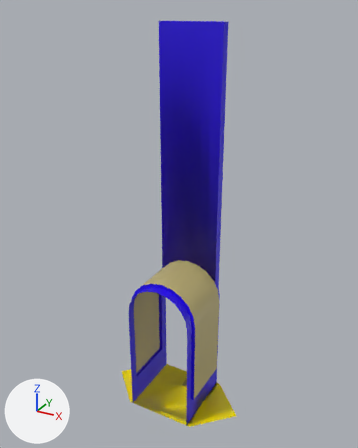
What one commit did to the FBX model Assets/Prefabs/Miles/V1/Straights/Straight_Entrance.fbx.
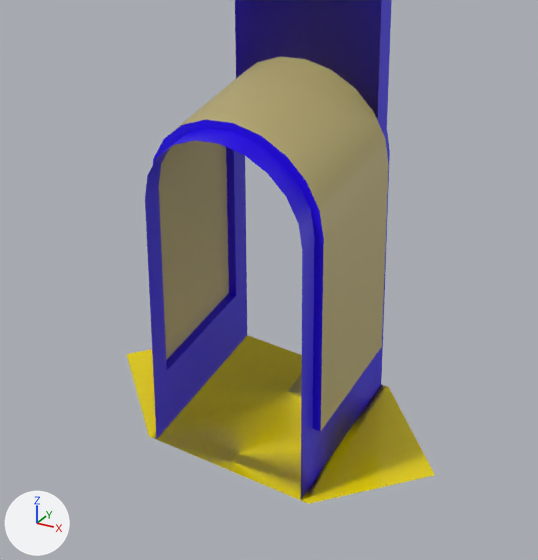
Each version appears first whole from a camera (50 mm lens) standing at (3.47, -8.58, 6.47) and looking at (0.01, -2.29, 3.33), and next in a close-up on the part from 21% to 77% of the width and 53% to 100% of the height. Lighting does not change. The marker at lower left points along +X, +Y and +Z. The first two pictures are the older version.

Names of what the first close-up shows: 'Straight Entrance'.
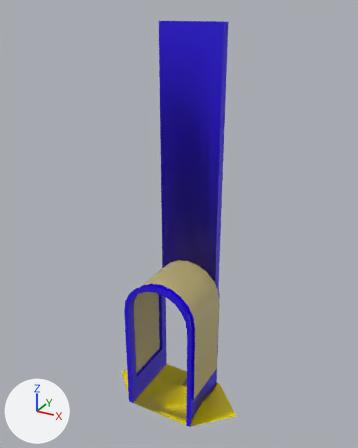
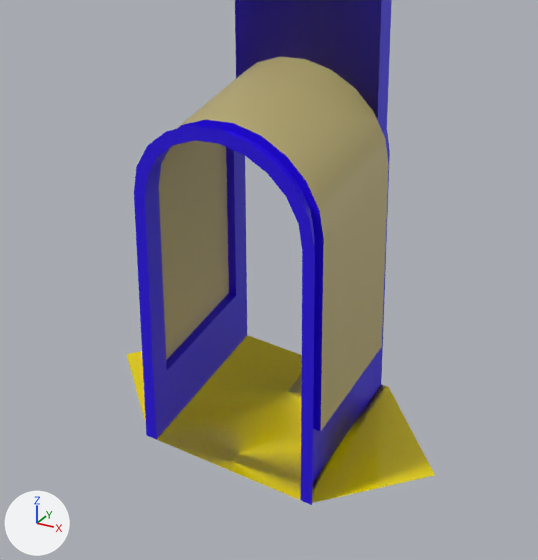
Location of each change, (x1, y1, x2, y2) in pixels of the close-ups (538 x 560 px):
'Straight Entrance', reshaped: before (127, 0, 435, 504); after (127, 0, 435, 505)
part 1 of me_plane_013, added: after (134, 126, 315, 505)

What the commit changed:
me_plane_013 is used by ob_straight_entrance; location (0.0, -2.393, 0.0).
Verts and faces of me_plane_013; kept vertices keep their numbers, new ones are numbered from 133.
Before the commit, vertices of me_plane_013: 14 (-0.54, -0.6, 0.0) at pixel (156, 439), 17 (0.54, -0.6, 0.0) at pixel (300, 500), 20 (-0.54, -0.6, 0.46) at pixel (153, 384), 24 (0.54, -0.6, 0.46) at pixel (301, 443), 72 (0.0, -0.6, 2.44) at pixel (219, 143).
Before the commit, vertices of me_plane_013: 73 (-0.17, -0.6, 2.41) at pixel (194, 140), 74 (-0.32, -0.6, 2.34) at pixel (173, 145), 75 (-0.44, -0.6, 2.22) at pixel (157, 157), 76 (-0.51, -0.6, 2.07) at pixel (147, 175), 77 (-0.54, -0.6, 1.9) at pixel (144, 198).
Before the commit, vertices of me_plane_013: 95 (0.17, -0.6, 2.41) at pixel (244, 155), 97 (0.32, -0.6, 2.34) at pixel (267, 173), 99 (0.44, -0.6, 2.22) at pixel (286, 197), 101 (0.51, -0.6, 2.07) at pixel (298, 223), 103 (0.54, -0.6, 1.9) at pixel (302, 250).
me_plane_013 had 133 vertices, 122 faces and spanned x -1.2..1.2, y -0.6..0.6, z 0.0..6.28.
me_plane_013 now has 148 vertices, 136 faces and spans x -1.2..1.2, y -0.6..0.6, z 0.0..6.28.
Part 1, on me_plane_013:
New vertex 133 is at (-0.62, -0.6, 0.0), pixel (146, 435).
New vertex 134 is at (0.62, -0.6, 0.0), pixel (312, 505).
New vertex 135 is at (-0.62, -0.6, 0.26), pixel (144, 404).
New vertex 136 is at (0.62, -0.6, 0.26), pixel (312, 473).
New vertex 137 is at (0.0, -0.6, 2.54), pixel (219, 129).
New vertex 138 is at (-0.19, -0.6, 2.51), pixel (190, 125).
New vertex 139 is at (-0.37, -0.6, 2.42), pixel (166, 131).
New vertex 140 is at (-0.5, -0.6, 2.28), pixel (147, 145).
New vertex 141 is at (-0.59, -0.6, 2.11), pixel (136, 166).
New vertex 142 is at (-0.62, -0.6, 1.91), pixel (133, 192).
New vertex 143 is at (0.19, -0.6, 2.51), pixel (248, 142).
New vertex 144 is at (0.36, -0.6, 2.42), pixel (275, 163).
New vertex 145 is at (0.5, -0.6, 2.28), pixel (296, 191).
New vertex 146 is at (0.59, -0.6, 2.11), pixel (310, 221).
New vertex 147 is at (0.62, -0.6, 1.91), pixel (314, 252).
New faces: (97, 99, 145, 144), (73, 138, 139, 74), (74, 139, 140, 75), (20, 77, 142, 135), (99, 101, 146, 145), (75, 140, 141, 76) (mat_accent (blue #2800e7)).
New faces: (14, 20, 135, 133), (76, 141, 142, 77), (101, 103, 147, 146), (24, 136, 147, 103), (95, 97, 144, 143), (72, 95, 143, 137) (mat_accent (blue #2800e7)).
New faces: (72, 137, 138, 73), (17, 134, 136, 24) (mat_accent (blue #2800e7)).
